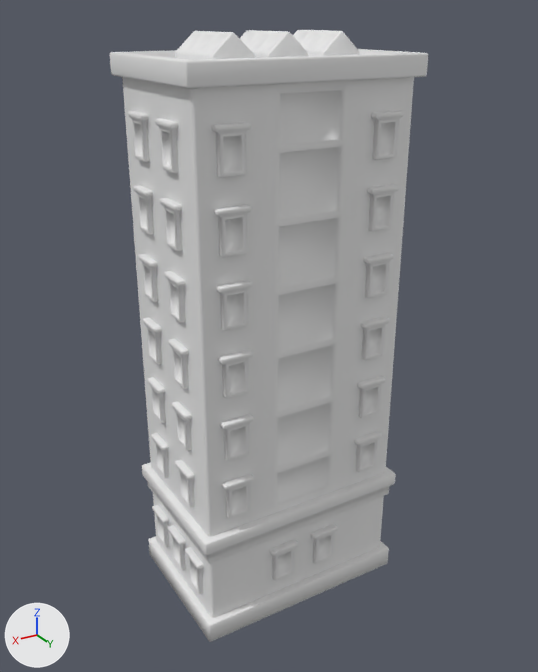
The FBX model Assets/NOTFUN/Cartoon City - Building Pack 1_1/Meshes/Building/Building_109.fbx, before and after one commit.
Rendered twice from a 50 mm lens placed at (14.8, 24.9, 24.1), pointed at (0.0, 0.1, 11.7). Arrows for +X, +Y and +Z are at lower left; the lights stay in place. Where no turn or scale is listed for an object, it has been applied to the vertices.

Objects in the first picture: 'Building_109'.
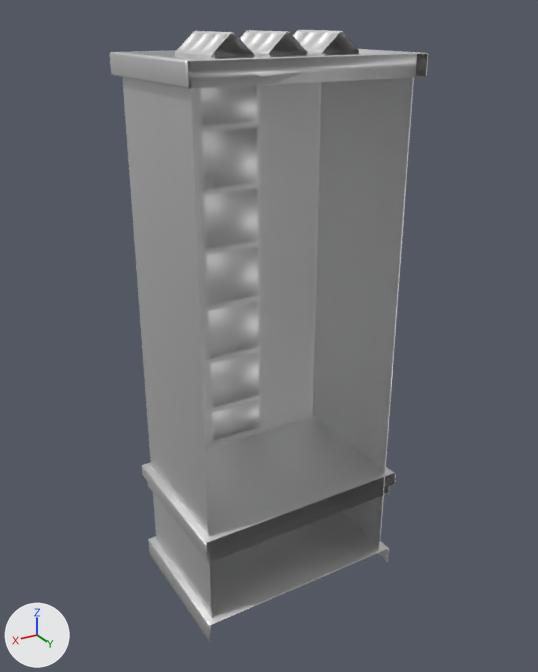
Where the change shows, as pixel boxes [x1, y1, x2, y2] in the pictures (538 x 672 px):
part 1 of me_building_109, deleted
    before: [128, 111, 404, 594]
part 2 of me_building_109, cut back
    before: [188, 31, 428, 641]

Edits to the bpy script that builds the scene:
```text
Add mat_m_city_tex_004:
    mat_m_city_tex_004 = principled_material('M_City_tex.004')
    mat_m_city_tex_004.base_color = (0.8, 0.8, 0.8)  # white #e7e7e7
    mat_m_city_tex_004.metallic = 1.0
    mat_m_city_tex_004.roughness = 0.553
Change me_building_109:
    used by ob_building_109; location = (0.0, 0.0, 0.0)
    remove me_building_109.from_pydata(...)  # 5124 vertices, 4520 faces; spans x -4.8..4.8, y -3.3..3.3, z 0.0..23.6
    remove me_building_109.materials.append(mat_m_city_tex)  # white #e7e7e7
    add me_building_109.from_pydata(...)  # 1922 vertices, 1669 faces; spans x -4.8..4.8, y -3.3..3.3, z 0.0..23.6
    me_building_109 part 1: 43 loose pieces with 3096 vertices, spanning x -4.8..4.8, y -2.4..3.3, z 1.7..20.9, are deleted
    me_building_109 part 2
    106 vertices are removed from x -3.1..4.4, y 1.5..3.0, z 0.5..22.9
    143 faces are deleted
    1 new face joins them
    add me_building_109.materials.append(mat_m_city_tex_004)  # white #e7e7e7
```
